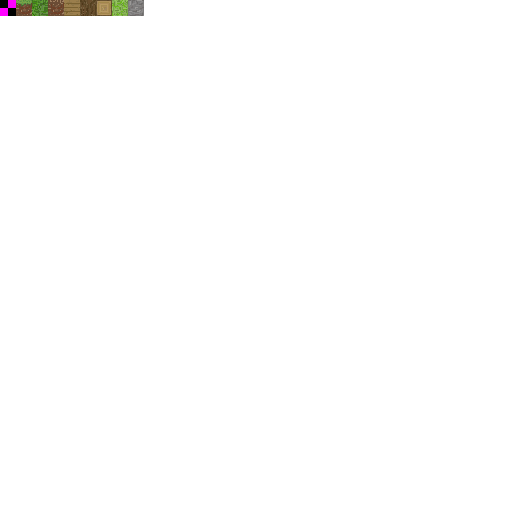
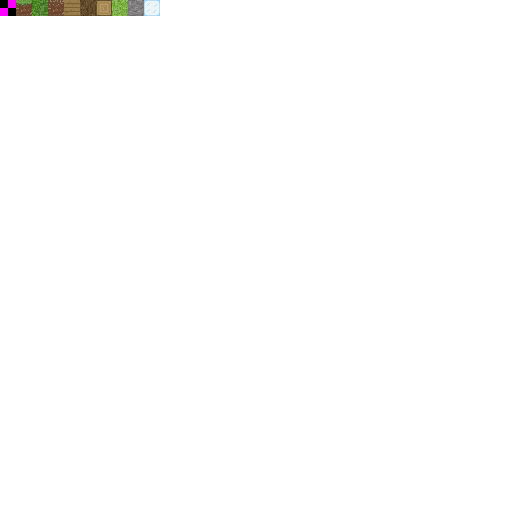
Comparing the layer stacks of the two 512×512 images. Changes:
added layer "Слой 12" above "Слой 11" over [144,0,160,16]
